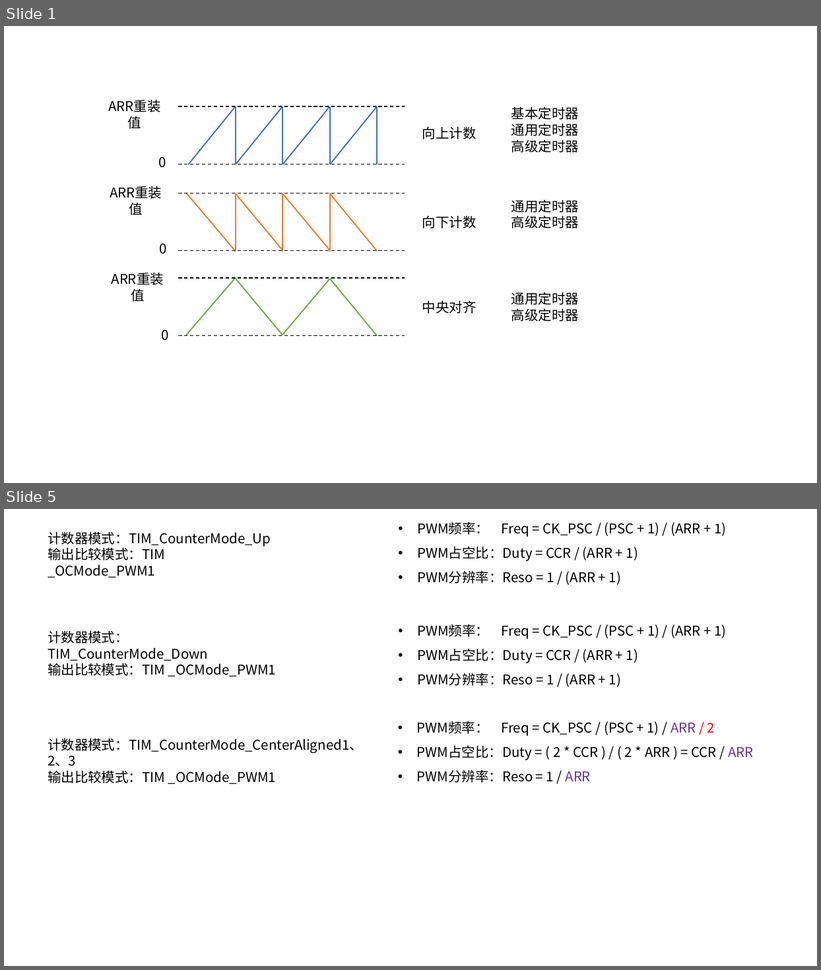
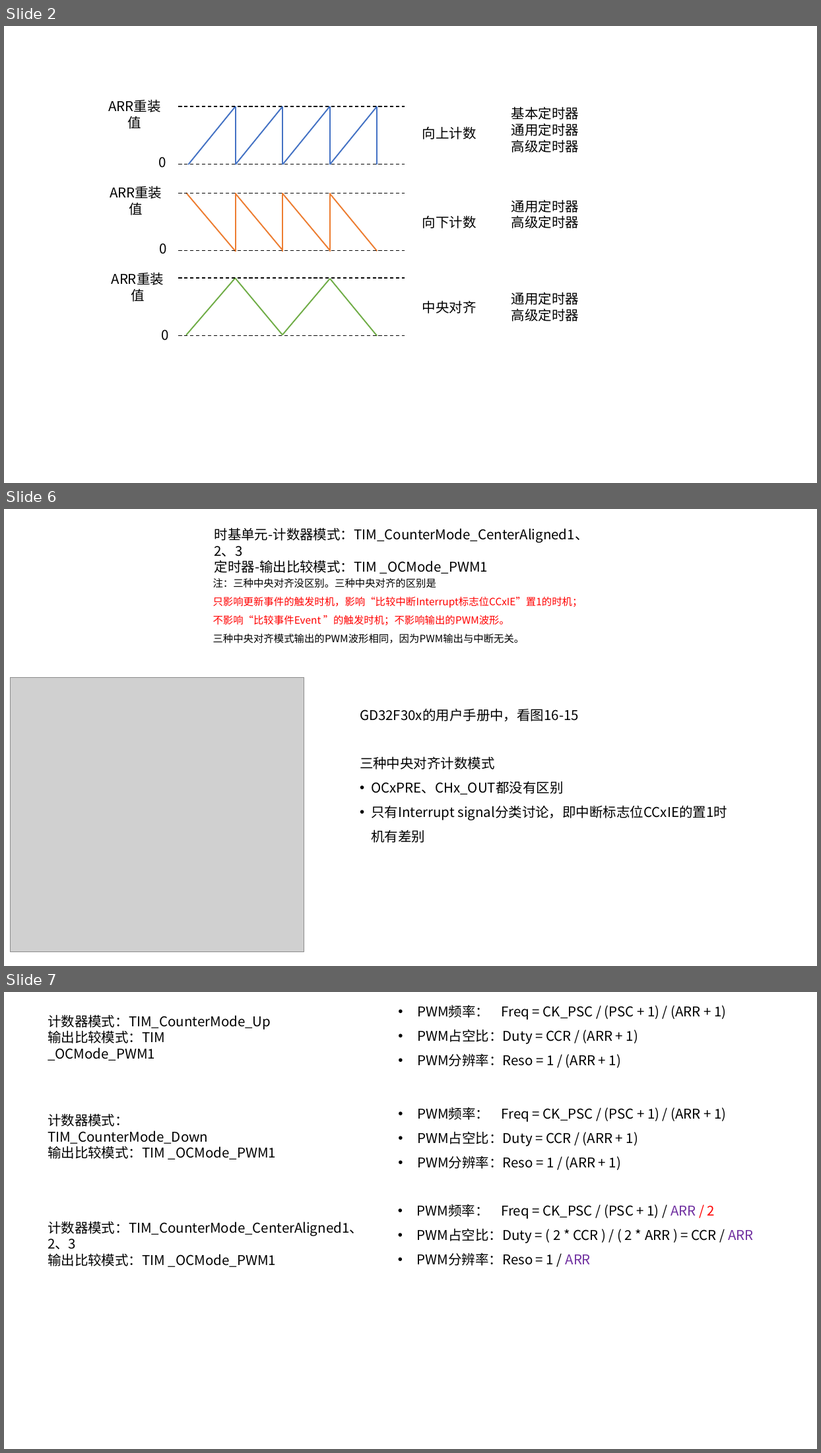
Before and after one commit to ZQuanCheng/stm32_study, a slide deck: 江科大自化协/笔记中自画图或照片/STM32F10x-通用定时器/定时器计数模式 - 定时器输出比较PWM模式1.pptx. Shown one above the other, each under a label of ours: slides 1 and 5 before the commit, slides 2, 6 and 7 after it; the slides between them are not shown. The pictures are 821x970 and 821x1453 pixels, drawn with LibreOffice and Linux fonts; fonts in the diff are those of the drawing; grey boxes stand for pictures. Boxes give left, top, right and bottom in pixels: in the first picture for what was removed or moved away, otherwise in the second. Text is boxed around its words. In the diff, an @@ line names an element or a change of style, - is before the commit and + after.

```diff
--- a/江科大自化协/笔记中自画图或照片/STM32F10x-通用定时器/定时器计数模式 - 定时器输出比较PWM模式1.pptx
+++ b/江科大自化协/笔记中自画图或照片/STM32F10x-通用定时器/定时器计数模式 - 定时器输出比较PWM模式1.pptx
@@ slide 6 added at (4, 509, 817, 966), background #FFFFFF @@
@@ text added at (215, 527, 589, 574), 16 pt, text #000000 @@
+时基单元-计数器模式：TIM_CounterMode_CenterAligned1、2、3
+定时器-输出比较模式：TIM _OCMode_PWM1
@@ text added at (213, 578, 583, 644), 12 pt, text #FF0000 @@
+注：三种中央对齐没区别。三种中央对齐的区别是
+只影响更新事件的触发时机，影响“比较中断Interrupt标志位CCxIE”置1的时机；
+不影响“比较事件Event ”的触发时机；不影响输出的PWM波形。
+三种中央对齐模式输出的PWM波形相同，因为PWM输出与中断无关。
@@ picture added at (10, 677, 304, 953) @@
@@ text added at (360, 708, 727, 821), 16 pt, text #000000 @@
+GD32F30x的用户手册中，看图16-15
+三种中央对齐计数模式
+• OCxPRE、CHx_OUT都没有区别
+• 只有Interrupt signal分类讨论，即中断标志位CCxIE的置1时机有差别
@@ what was slide 1 is now slide 2 @@
@@ what was slide 5 is now slide 7 @@
```
Also in this commit, not shown: 3 slides changed, 1 other slide added, 7 other files.
